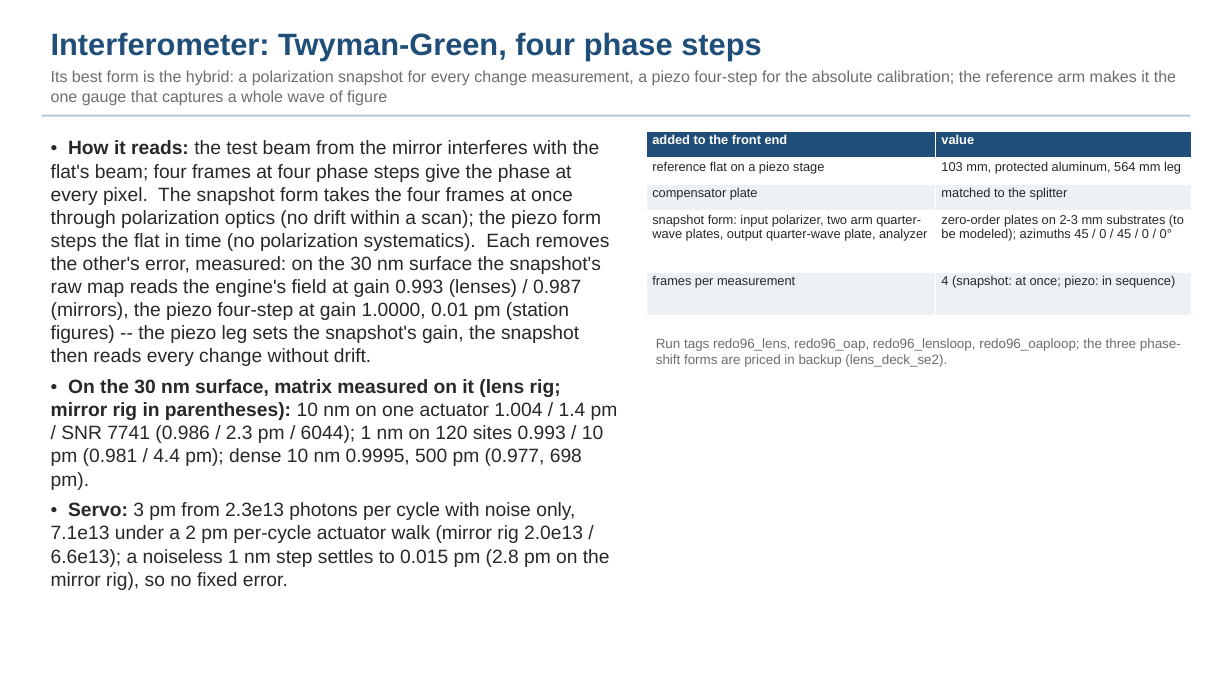
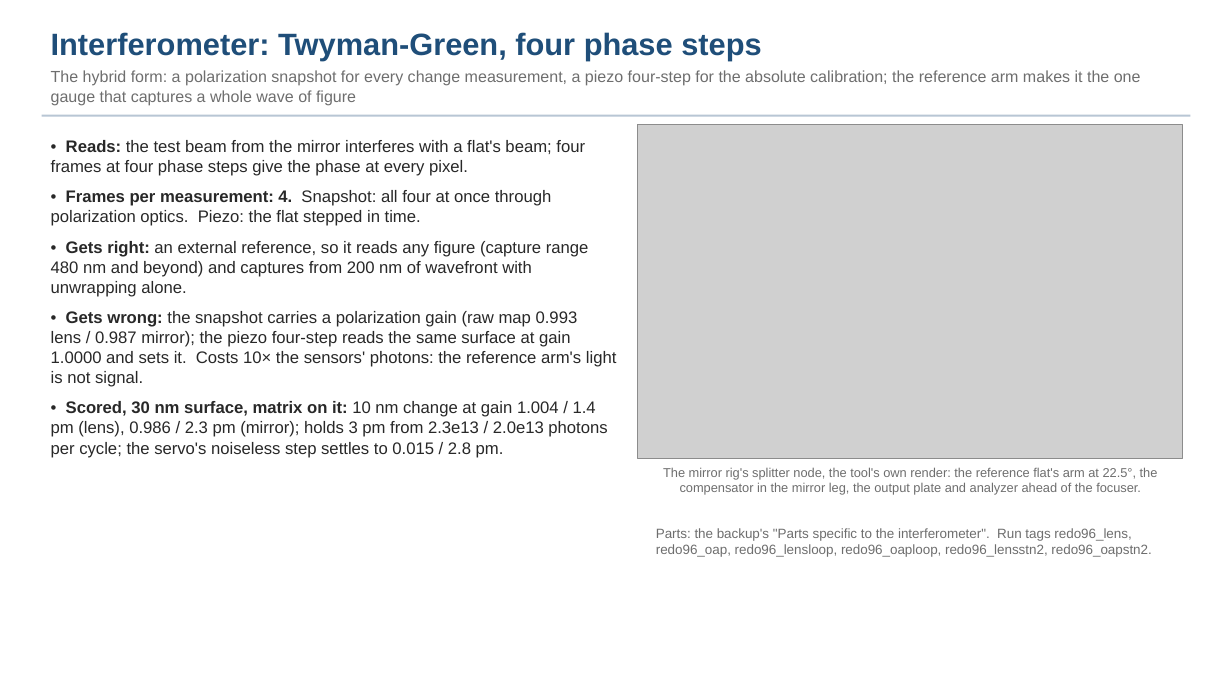
Before and after one commit to nasa-jpl/macos, a slide deck: slide 6 of demo_session/deck_gauges_short.pptx. Drawn at 1232x693 pixels with LibreOffice and Linux fonts; fonts in the diff are those of the drawing; grey boxes stand for pictures. Boxes give left, top, right and bottom in pixels: in the first picture for what was removed or moved away, otherwise in the second. Text is boxed around its words. In the diff, an @@ line names an element or a change of style, - is before the commit and + after.

```diff
--- a/demo_session/deck_gauges_short.pptx
+++ b/demo_session/deck_gauges_short.pptx
@@ text at (51,70,1141,106): text changed @@
-Its best form is the hybrid: a polarization snapshot for every change measurement, a piezo four-step for the absolute calibration; the reference arm makes it the one gauge that captures a whole wave of figure
+The hybrid form: a polarization snapshot for every change measurement, a piezo four-step for the absolute calibration; the reference arm makes it the one gauge that captures a whole wave of figure
@@ text at (51,140,617,458): text changed; size 15 to 13 pt @@
-• How it reads: the test beam from the mirror interferes with the flat's beam; four frames at four phase steps give the phase at every pixel. The snapshot form takes the four frames at once through polarization optics (no drift within a scan); the piezo form steps the flat in time (no polarization systematics). Each removes the other's error, measured: on the 30 nm surface the snapshot's raw map reads the engine's field at gain 0.993 (lenses) / 0.987 (mirrors), the piezo four-step at gain 1.0000, 0.01 pm (station figures) -- the piezo leg sets the snapshot's gain, the snapshot then reads every change without drift.
-• On the 30 nm surface, matrix measured on it (lens rig; mirror rig in parentheses): 10 nm on one actuator 1.004 / 1.4 pm / SNR 7741 (0.986 / 2.3 pm / 6044); 1 nm on 120 sites 0.993 / 10 pm (0.981 / 4.4 pm); dense 10 nm 0.9995, 500 pm (0.977, 698 pm).
-• Servo: 3 pm from 2.3e13 photons per cycle with noise only, 7.1e13 under a 2 pm per-cycle actuator walk (mirror rig 2.0e13 / 6.6e13); a noiseless 1 nm step settles to 0.015 pm (2.8 pm on the mirror rig), so no fixed error.
+• Reads: the test beam from the mirror interferes with a flat's beam; four frames at four phase steps give the phase at every pixel.
+• Frames per measurement: 4. Snapshot: all four at once through polarization optics. Piezo: the flat stepped in time.
+• Gets right: an external reference, so it reads any figure (capture range 480 nm and beyond) and captures from 200 nm of wavefront with unwrapping alone.
+• Gets wrong: the snapshot carries a polarization gain (raw map 0.993 lens / 0.987 mirror); the piezo four-step reads the same surface at gain 1.0000 and sets it. Costs 10× the sensors' photons: the reference arm's light is not signal.
+• Scored, 30 nm surface, matrix on it: 10 nm change at gain 1.004 / 1.4 pm (lens), 0.986 / 2.3 pm (mirror); holds 3 pm from 2.3e13 / 2.0e13 photons per cycle; the servo's noiseless step settles to 0.015 / 2.8 pm.
@@ picture added at (638,125,1183,458) @@
@@ table removed at (647,131,1192,316), 5 rows, 2 columns @@
-added to the front end | value
-reference flat on a piezo stage | 103 mm, protected aluminum, 564 mm leg
-compensator plate | matched to the splitter
-snapshot form: input polarizer, two arm quarter-wave plates, output quarter-wave plate, analyzer | zero-order plates on 2-3 mm substrates (to be modeled); azimuths 45 / 0 / 45 / 0 / 0°
-frames per measurement | 4 (snapshot: at once; piezo: in sequence)
@@ text at (663,467,1158,495): text changed; size 10.5 to 10 pt @@
-Run tags redo96_lens, redo96_oap, redo96_lensloop, redo96_oaploop; the three phase-shift forms are priced in backup (lens_deck_se2).
+The mirror rig's splitter node, the tool's own render: the reference flat's arm at 22.5°, the compensator in the mirror leg, the output plate and analyzer ahead of the focuser.
@@ text added at (656,528,1151,557), 10.5 pt, text #6E6E6E @@
+Parts: the backup's "Parts specific to the interferometer". Run tags redo96_lens, redo96_oap, redo96_lensloop, redo96_oaploop, redo96_lensstn2, redo96_oapstn2.
```
Also in this commit, not shown: 7 other slides changed, 13 other files.
